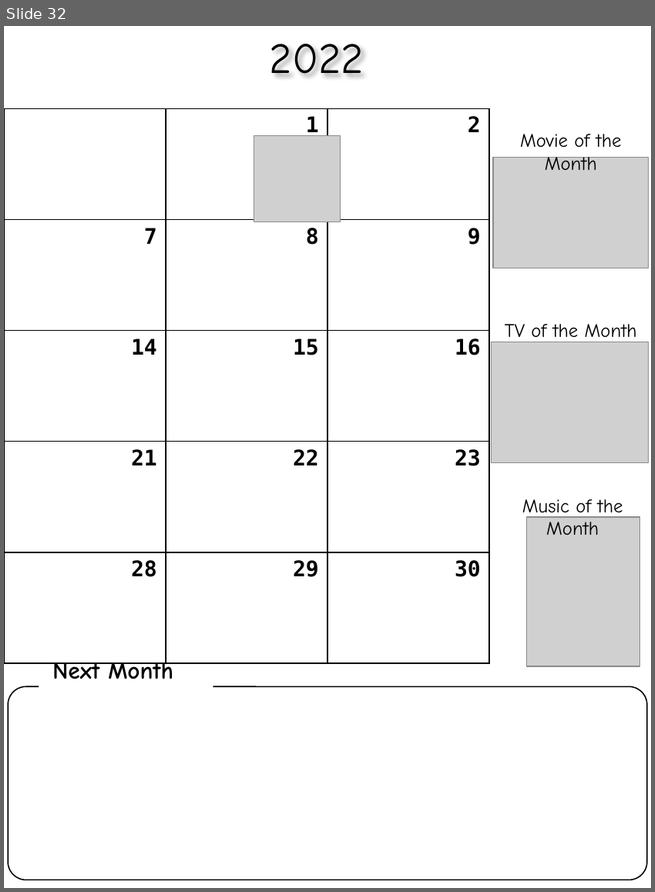
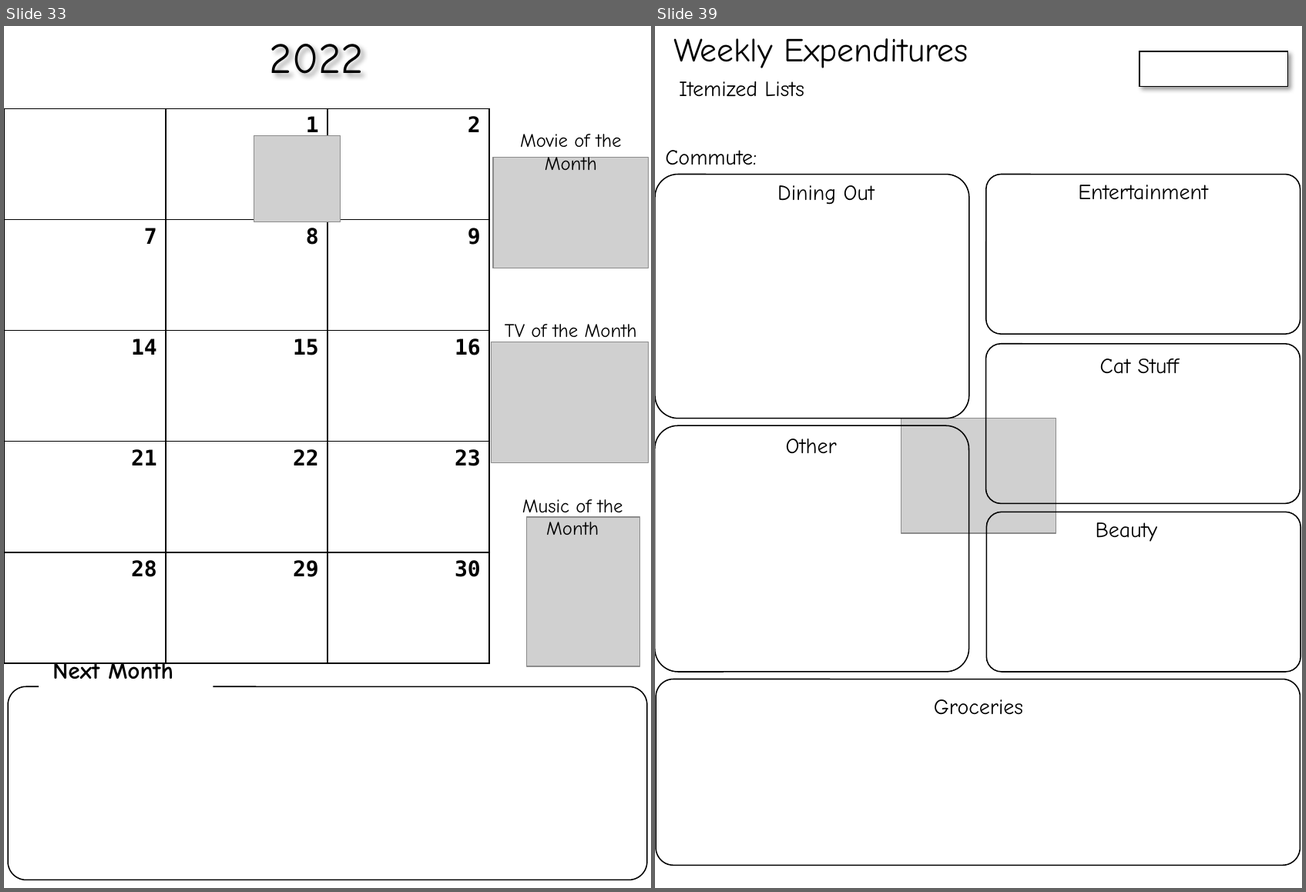
Before and after one commit to cds70409/cds70409.github.io, a slide deck: bujo_printouts.pptx. Shown side by side, each under a label of ours: slide 32 before the commit, slides 33 and 39 after it; the slides between them are not shown. The pictures are 655x892 and 1306x892 pixels, drawn with LibreOffice and Linux fonts; fonts in the diff are those of the drawing; grey boxes stand for pictures. Boxes give left, top, right and bottom in pixels: in the first picture for what was removed or moved away, otherwise in the second. Text is boxed around its words. In the diff, an @@ line names an element or a change of style, - is before the commit and + after.

```diff
--- a/bujo_printouts.pptx
+++ b/bujo_printouts.pptx
@@ slide 39 added at bbox=[655, 26, 1302, 888], background #FFFFFF @@
@@ text added at bbox=[673, 38, 968, 68], 28 pt, text #000000 @@
+Weekly Expenditures
@@ rectangle added at bbox=[1139, 52, 1288, 86], fill #FFFFFF, outline #000000 1 pt @@
@@ text added at bbox=[679, 81, 804, 97], 18 pt, text #000000 @@
+Itemized Lists
@@ text added at bbox=[665, 150, 757, 165], 18 pt, text #000000 @@
+Commute:
@@ rounded rectangle added at bbox=[655, 175, 969, 419], outline #000000 1 pt @@
@@ text added at bbox=[777, 185, 874, 205], 18 pt, text #000000 @@
+Dining Out
@@ rounded rectangle added at bbox=[986, 175, 1300, 334], outline #000000 1 pt @@
@@ text added at bbox=[1078, 185, 1208, 200], 18 pt, text #000000 @@
+Entertainment
@@ rounded rectangle added at bbox=[986, 344, 1300, 503], outline #000000 1 pt @@
@@ text added at bbox=[1100, 359, 1179, 374], 18 pt, text #000000 @@
+Cat Stuff
@@ rounded rectangle added at bbox=[655, 426, 969, 673], outline #000000 1 pt @@
@@ text added at bbox=[786, 439, 837, 453], 18 pt, text #000000 @@
+Other
@@ picture added at bbox=[901, 419, 1056, 533] @@
@@ rounded rectangle added at bbox=[986, 513, 1300, 672], outline #000000 1 pt @@
@@ text added at bbox=[1095, 523, 1158, 542], 18 pt, text #000000 @@
+Beauty
@@ rounded rectangle added at bbox=[656, 680, 1300, 866], outline #000000 1 pt @@
@@ text added at bbox=[934, 700, 1023, 715], 18 pt, text #000000 @@
+Groceries
@@ what was slide 32 is now slide 33 @@
```
Also in this commit, not shown: 3 slides changed, 4 other slides added.
